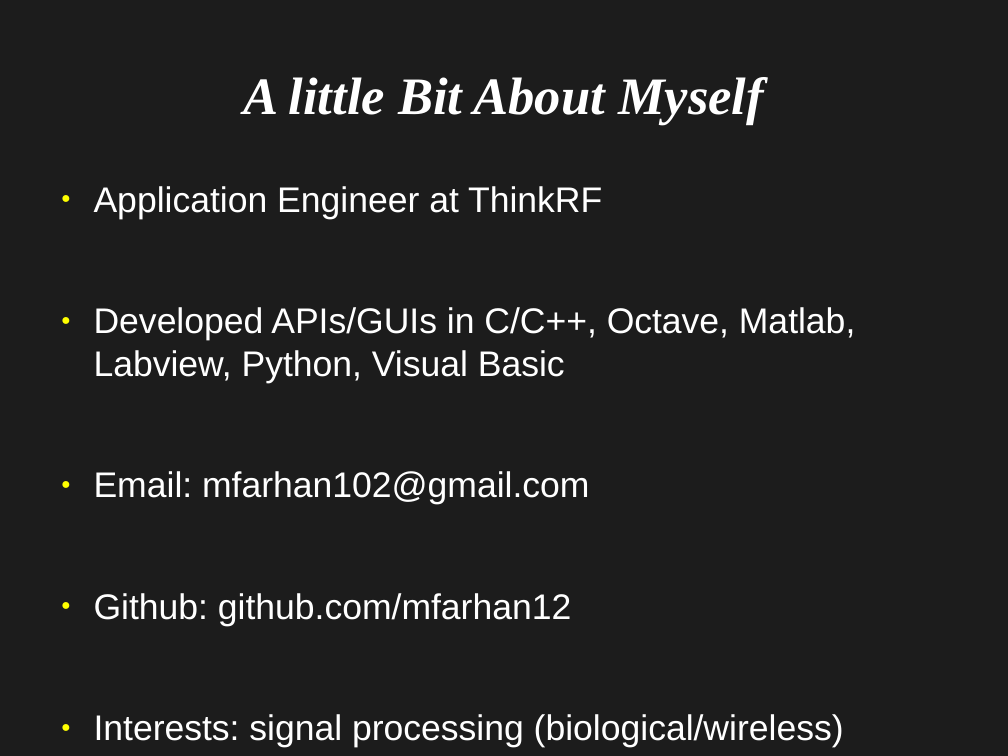
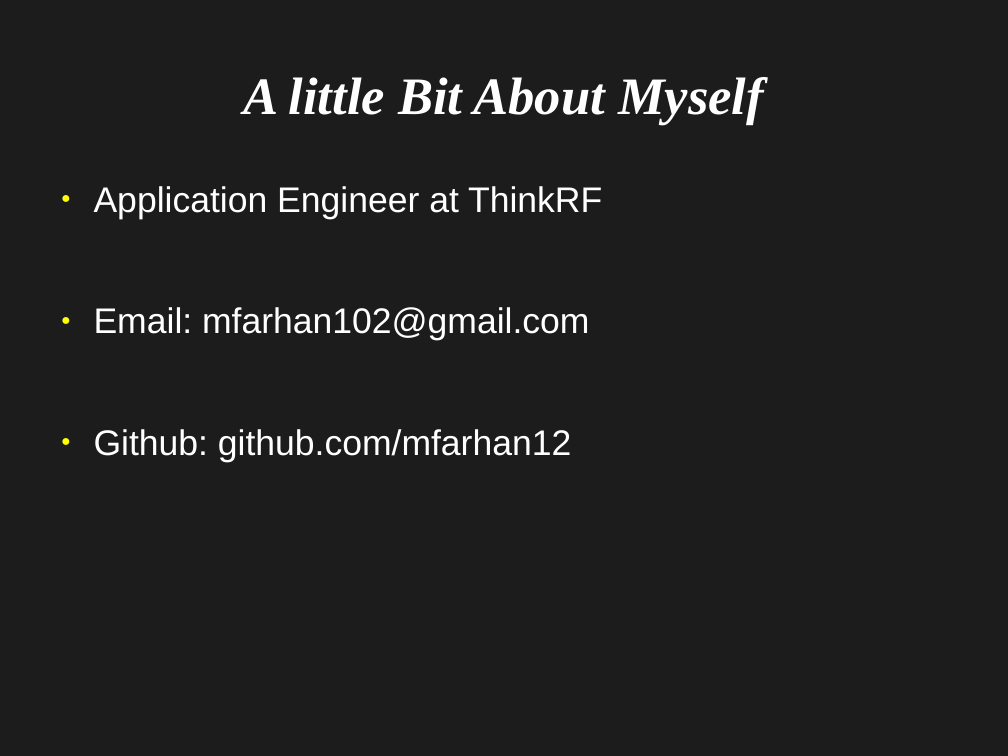
Before and after one commit to mfarhan12/micro-python, a slide deck: slide 2 of Introduction to Micro Python.odp. Drawn at 1008x756 pixels with LibreOffice and Linux fonts; fonts in the diff are those of the drawing. Boxes give left, top, right and bottom in pixels: in the first picture for what was removed or moved away, otherwise in the second. Text is boxed around its words. In the diff, an @@ line names an element or a change of style, - is before the commit and + after.

Commit message:
added what is micro python slide

```diff
--- a/Introduction to Micro Python.odp
+++ b/Introduction to Micro Python.odp
@@ text at [94,307,855,383]: paragraph removed @@
-● Developed APIs/GUIs in C/C++, Octave, Matlab, Labview, Python, Visual Basic
@@ text at [94,714,844,748]: paragraph removed @@
-● Interests: signal processing (biological/wireless)
```
Also in this commit, not shown: 2 slides added, 1 slide removed.
